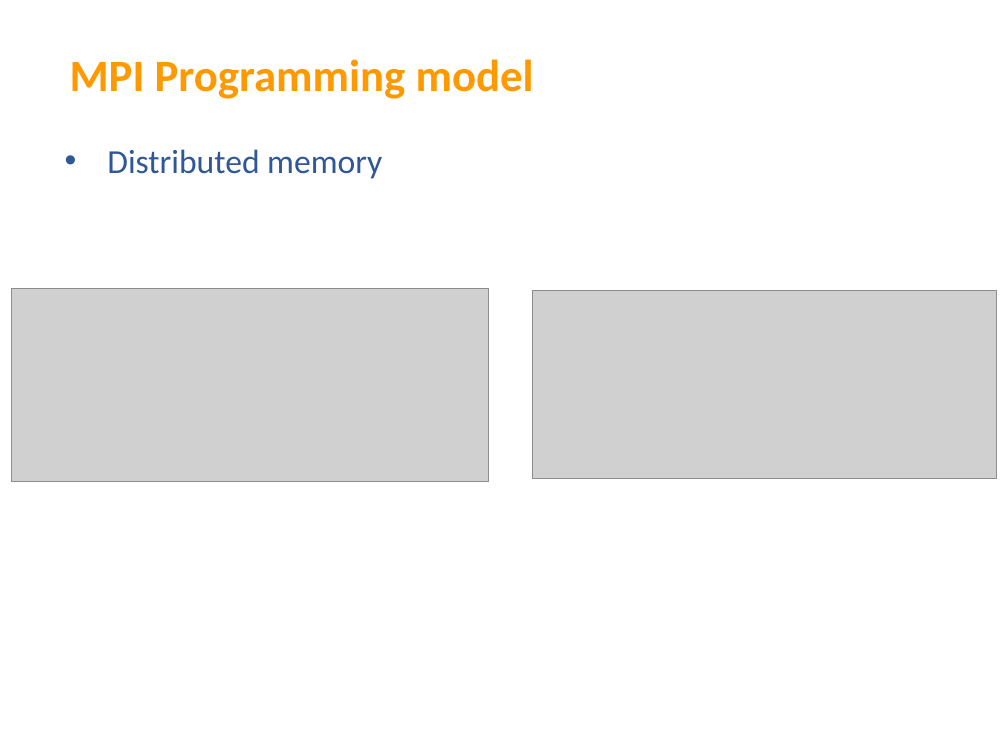
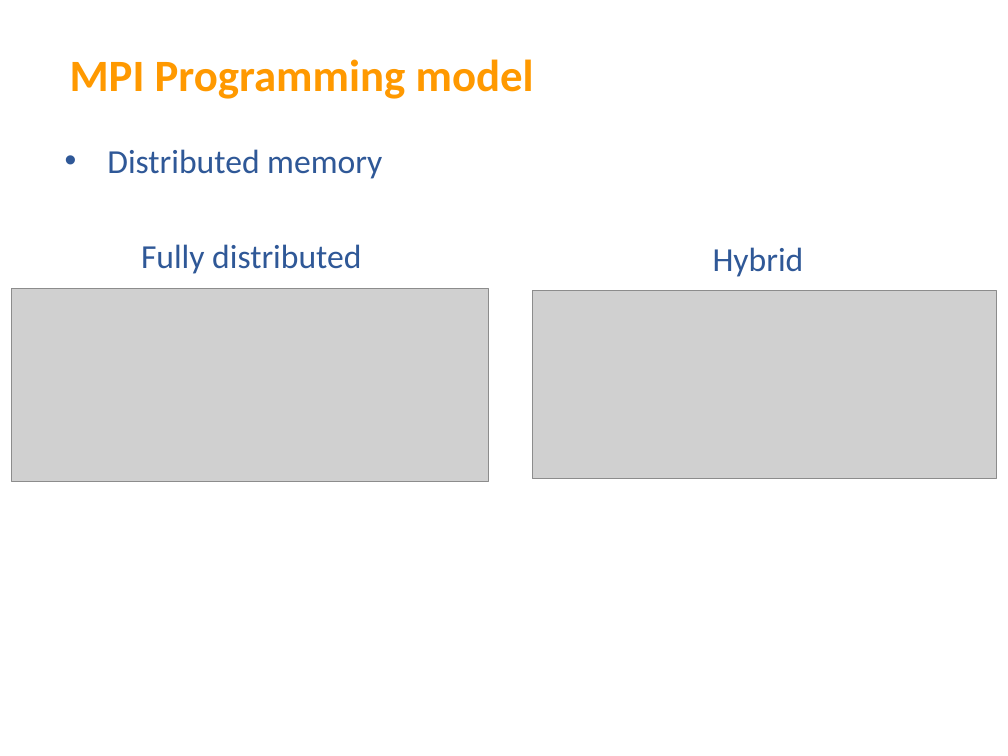
Before and after one commit to otorreno/hpc-excelerate, a slide deck: slide 4 of day1/slides/05_MPI.pptx. Drawn at 1008x756 pixels with LibreOffice and Linux fonts; fonts in the diff are those of the drawing; grey boxes stand for pictures; background and template pictures are left out. Boxes give left, top, right and bottom in pixels: in the first picture for what was removed or moved away, otherwise in the second. Text is boxed around its words. In the diff, an @@ line names an element or a change of style, - is before the commit and + after.

```diff
--- a/day1/slides/05_MPI.pptx
+++ b/day1/slides/05_MPI.pptx
@@ text added at bbox=[141, 244, 361, 274], 24 pt, text #2F5897 @@
+Fully distributed
@@ text added at bbox=[713, 247, 804, 277], 24 pt, text #2F5897 @@
+Hybrid
```
Also in this commit, not shown: 2 other slides changed, 12 other files.
